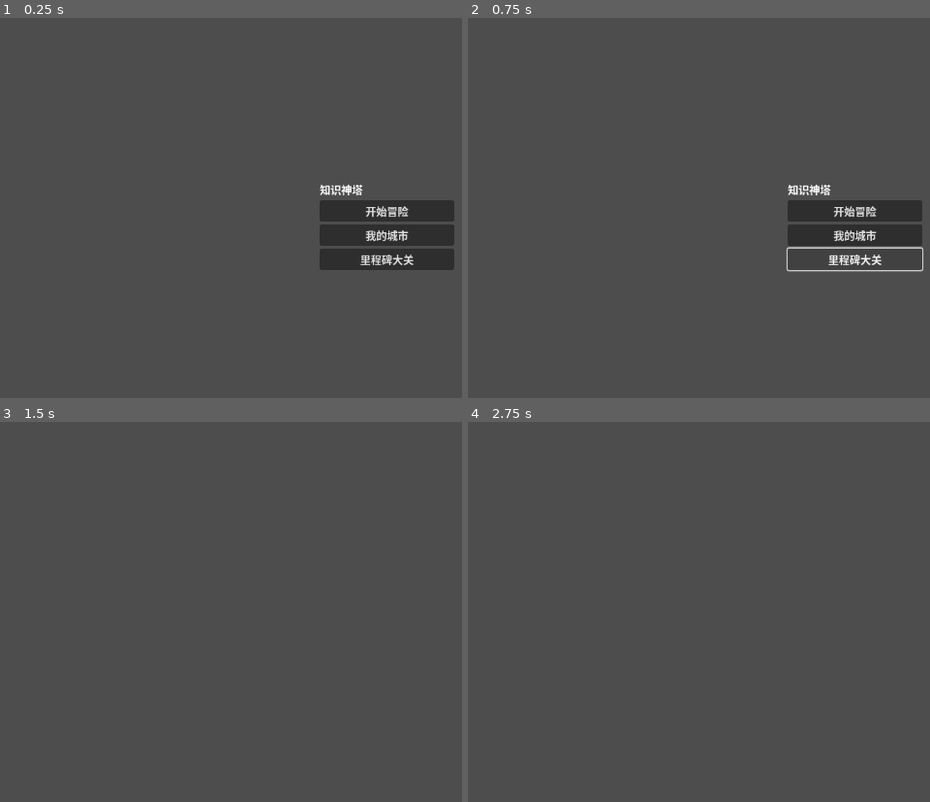
Above: before the commit, frames 1-4 (two rows, left to right).
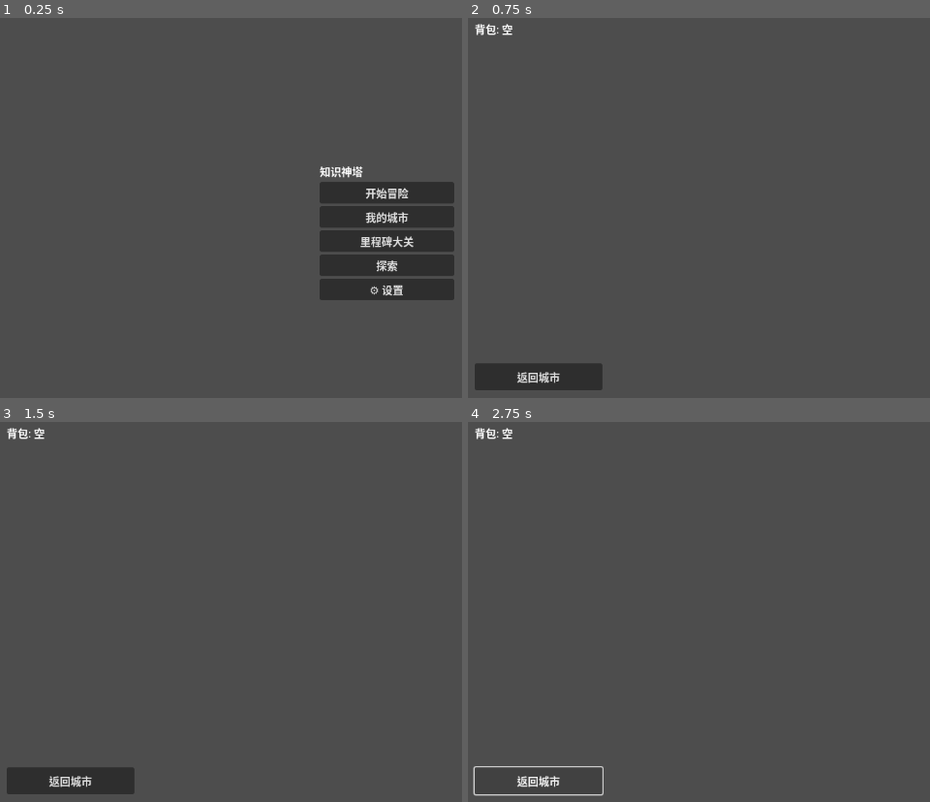
Above: after the commit, the same moments.

Repository: b31o8321/e-game
Game: Godot game, scene res://src/ui/main_menu.tscn
Same seed, same stepped clock (60 frames per second), same inputs: the game is played once before the commit and once after it.
Inputs (mouse positions are in pixels of both pictures, inside the frame that each line leads up to):
- Up to frame 1 (0.25 s): no input
- Up to frame 2 (0.75 s): click (856, 265) at 0.5 s, where only the run after the commit has a clickable "探索"
- Up to frame 3 (1.5 s): click (388, 615) at 1.25 s, where only the run before the commit has a clickable "开始冒险"
- Up to frame 4 (2.75 s): click (537, 779) at 2 s, where only the run after the commit has a clickable "返回城市"

The runs differ from the first frame. In frame 1, 5.3% of the frame differs, in the area x 69-99%, y 39-75%; in frame 2, 5.9%, in the area x 1-99%, y 1-98%; in frame 3, 2.0%; in frame 4, 0.6%.
Error after the commit: Parse Error: Invalid cast. Cannot convert from "Control" to "QuestionController". (res://src/exploration/exploration_controller.gd:67)

Commit message:
feat(p6): add Settings button to main menu

Diff:
--- a/src/ui/main_menu.gd
+++ b/src/ui/main_menu.gd
@@ -3,12 +3,16 @@
 @onready var start_button: Button = $VBoxContainer/StartButton
 @onready var city_button: Button = $VBoxContainer/CityButton
 @onready var gate_button: Button = $VBoxContainer/GateButton
+@onready var explore_button: Button = $VBoxContainer/ExploreButton
+@onready var _settings_button: Button = $VBoxContainer/SettingsButton
 
 func _ready() -> void:
 	start_button.pressed.connect(_on_start_pressed)
 	city_button.pressed.connect(_on_city_pressed)
 	gate_button.pressed.connect(_on_gate_pressed)
 	gate_button.disabled = GameState.content_loader.get_active_pack() == null
+	explore_button.pressed.connect(_on_explore_pressed)
+	_settings_button.pressed.connect(_on_settings_pressed)
 
 func _on_start_pressed() -> void:
 	get_tree().change_scene_to_file("res://src/battle/expedition_setup.tscn")
@@ -19,3 +23,9 @@
 func _on_gate_pressed() -> void:
 	# Phase 5: switch to knowledge gate scene
 	pass
+
+func _on_explore_pressed() -> void:
+	get_tree().change_scene_to_file("res://src/exploration/exploration_scene.tscn")
+
+func _on_settings_pressed() -> void:
+	get_tree().change_scene_to_file("res://src/ui/settings_scene.tscn")
--- a/src/ui/main_menu.tscn
+++ b/src/ui/main_menu.tscn
@@ -32,3 +32,9 @@
 
 [node name="GateButton" type="Button" parent="VBoxContainer"]
 text = "里程碑大关"
+
+[node name="ExploreButton" type="Button" parent="VBoxContainer"]
+text = "探索"
+
+[node name="SettingsButton" type="Button" parent="VBoxContainer"]
+text = "⚙️ 设置"
